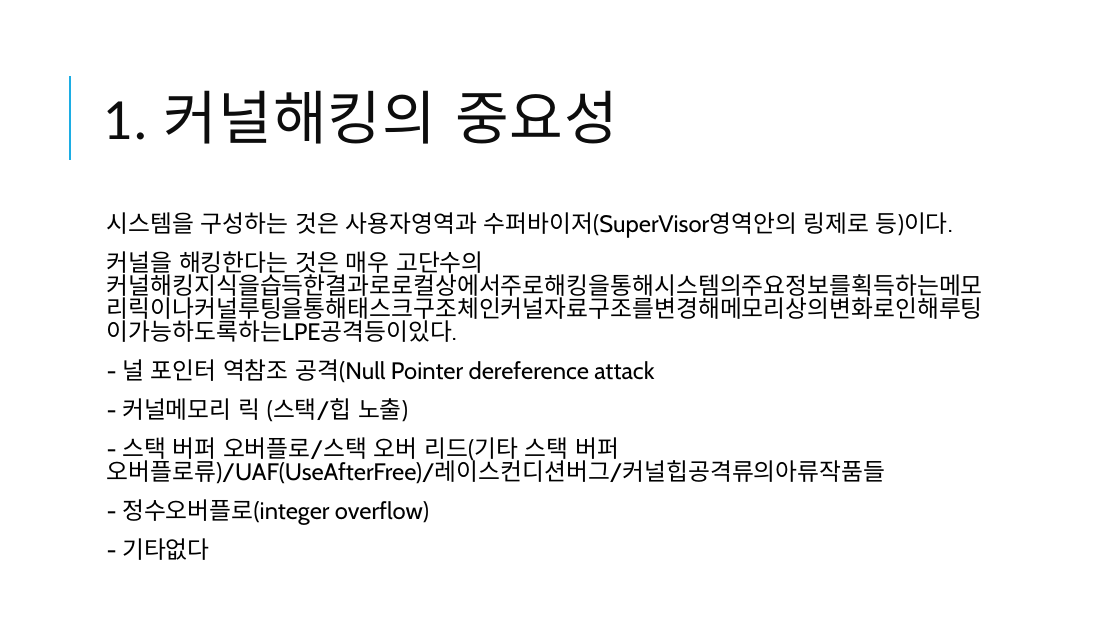
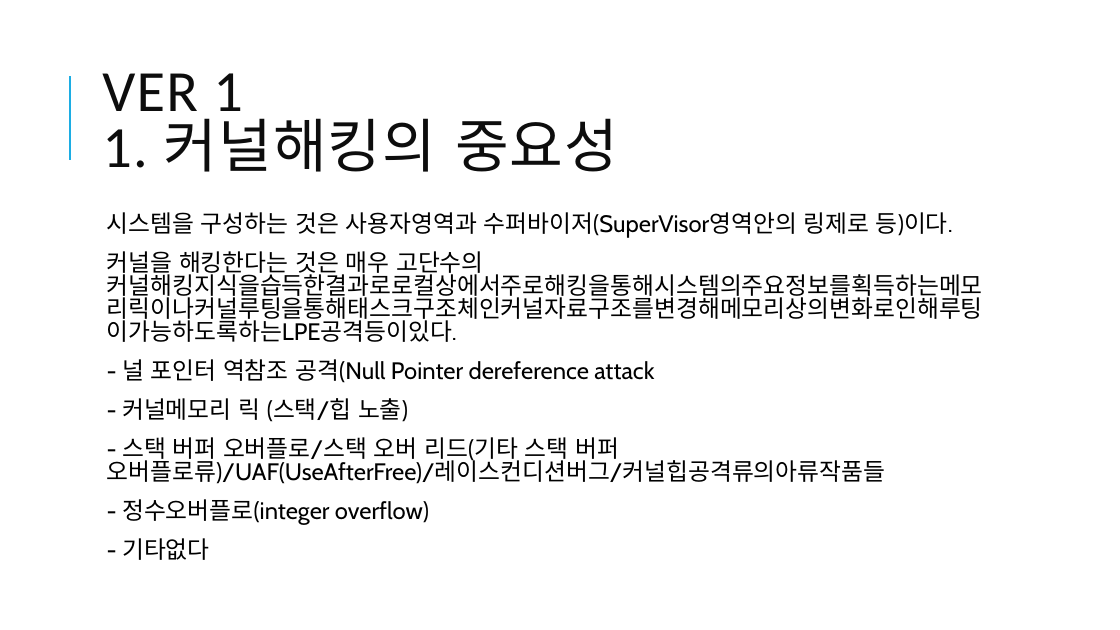
Before and after one commit to tkopppop/CveSs, a slide deck: slide 2 of 커널해킹의중요성.pptx. Drawn at 1120x630 pixels with LibreOffice and Linux fonts; fonts in the diff are those of the drawing. Boxes give left, top, right and bottom in pixels: in the first picture for what was removed or moved away, otherwise in the second. Text is boxed around its words. In the diff, an @@ line names an element or a change of style, - is before the commit and + after.

```diff
--- a/커널해킹의중요성.pptx
+++ b/커널해킹의중요성.pptx
@@ title at [102,73,618,172]: text changed @@
-1. 커널해킹의 중요성
+VER 1
+1. 커널해킹의 중요성
```
Also in this commit, not shown: 1 other slide changed, 1 slide added.
